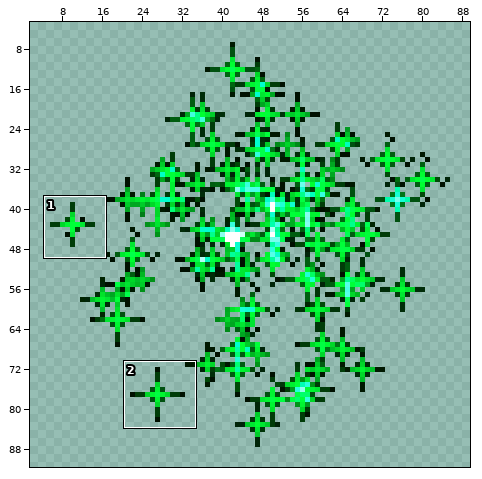
Sprite sheet: app/src/main/assets/BattleAnimations/HEAL/HEAL6.png. The first picture is a wide view before the edit; the outline marks the close-up.
Close-up. Old version:
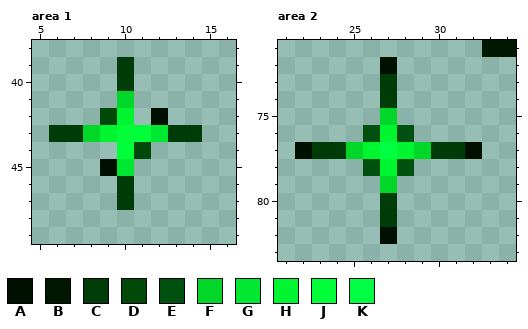
The file is 100x100 pixels. Colours within 5 levels of each other are drawn and written as one. Shown: area 1: x 5..16, y 38..49; area 2: x 21..34, y 71..83. The wide view leaves out empty margins. The commit also changed other parts of the picture, which this record leaves out.
Palette (. is transparent): A #001000  B #001800  C #003c08  D #004908  E #005110  F #00d729  G #00e731  H #00f531  J #00ff39  K #00fe42
Pixels before, area 1, first column x 6:
39 ....C....
40 ....C....
41 ....F....
42 ...DH.A..
43 CCFHJJGCC
44 ....JD...
45 ...AG....
46 ....C....
47 ....C....
Pixels before, area 2, first column x 22:
71 ...........BB
72 .....A.......
73 .....C.......
74 .....C.......
75 .....F.......
76 ....EHE......
77 ACCFHKHFCCA..
78 ....EHE......
79 .....F.......
80 .....C.......
81 .....C.......
82 .....A.......
Now the later version:
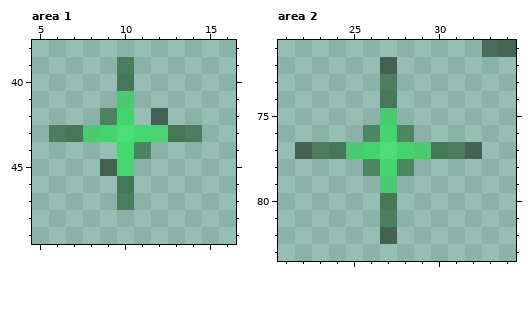
The edit:
colour A: #001000 -> #0010007f
colour B: #001800 -> #0018007f
colour C: #003c08 -> #003c087f
colour D: #004908 -> #0049087f
colour E: #005110 -> #0051107f
colour F: #00d729 -> #00d7297f
colour G: #00e731 -> #00e7317f
colour H: #00f531 -> #00f5317f
colour J: #00ff39 -> #00ff397f
colour K: #00fe42 -> #00fe427f
Changed places in both close-ups, as pixel boxes (x1, y1, x2, y2):
changed: (49, 57, 202, 210)
changed: (482, 40, 516, 57)
changed: (295, 57, 482, 244)
